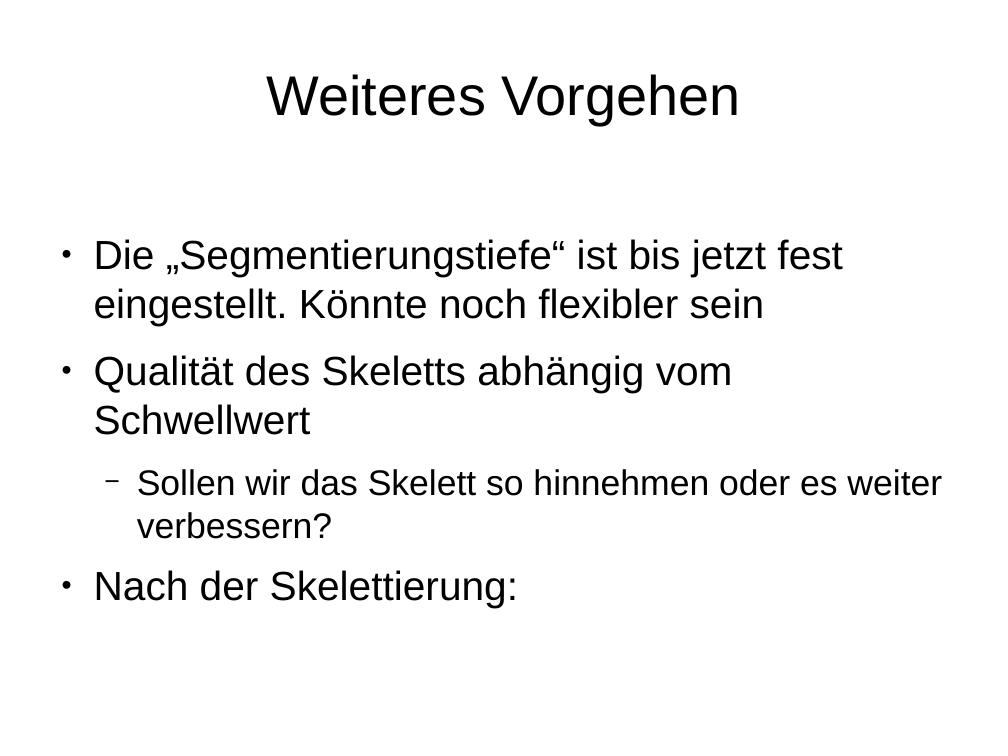
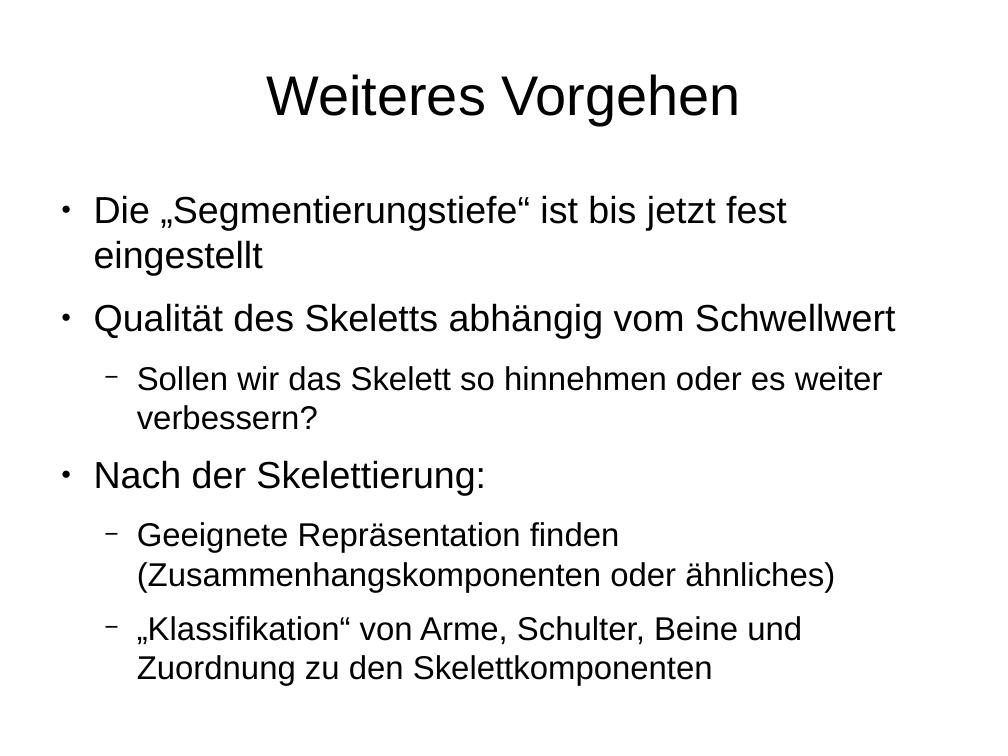
Before and after one commit to sandrellaella/bildverarbeitung, a slide deck: slide 12 of docs/Zwischenstand_1272012.odp. Drawn at 1008x756 pixels with LibreOffice and Linux fonts; fonts in the diff are those of the drawing. Boxes give left, top, right and bottom in pixels: in the first picture for what was removed or moved away, otherwise in the second. Text is boxed around its words. In the diff, an @@ line names an element or a change of style, - is before the commit and + after.

```diff
--- a/docs/Zwischenstand_1272012.odp
+++ b/docs/Zwischenstand_1272012.odp
@@ text "Die „Segmentierungstiefe“ ist bis jetzt ...": place and size @@
-text "Die „Segmentierungstiefe“ ist bis jetzt ..." at (94,239,942,608)
+text "Die „Segmentierungstiefe“ ist bis jetzt ..." at (94,195,895,686)
@@ text at (94,195,787,276): text changed; size 32 to 29.6 pt @@
-● Die „Segmentierungstiefe“ ist bis jetzt fest eingestellt. Könnte noch flexibler sein
+● Die „Segmentierungstiefe“ ist bis jetzt fest eingestellt
@@ text at (94,303,895,495): size 32 to 29.6 pt in "Qualität des Skeletts abhängig vom Schwellwert", "Nach der Skelettierung:"; size 28 to 25.9 pt in "Sollen wir das Skelett so hinnehmen oder ..." @@
@@ text at (137,522,835,686): paragraphs added @@
+  − Geeignete Repräsentation finden (Zusammenhangskomponenten oder ähnliches)
+  − „Klassifikation“ von Arme, Schulter, Beine und Zuordnung zu den Skelettkomponenten
```
Also in this commit, not shown: 2 other slides changed, 24 other files.
